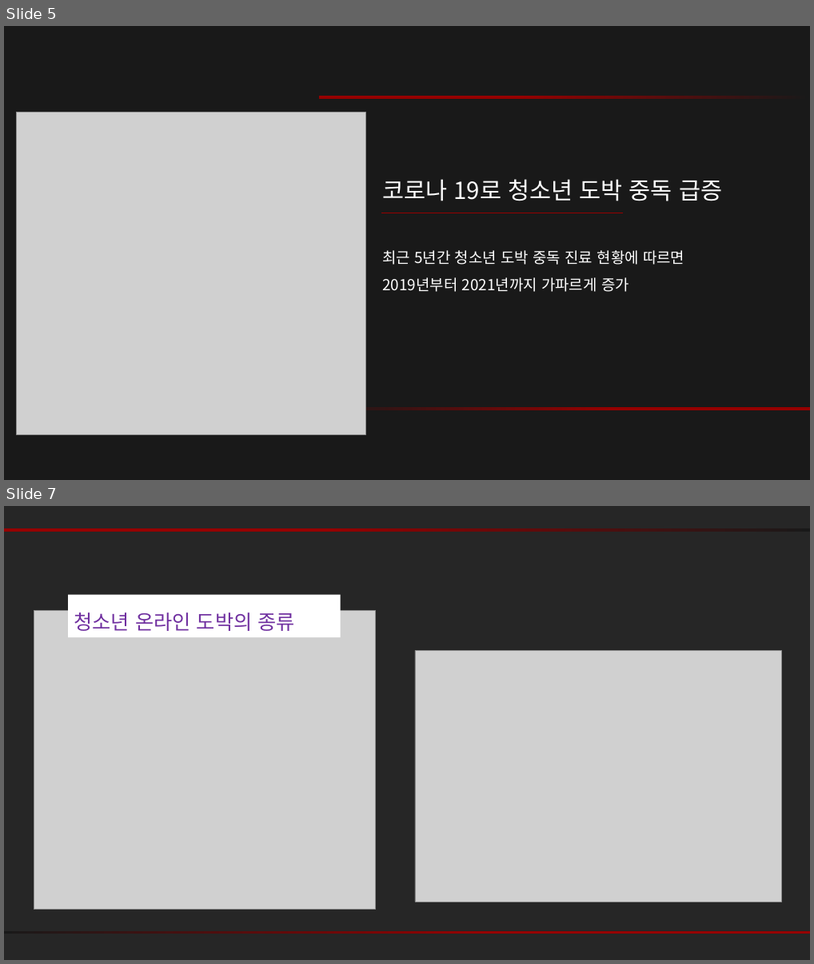
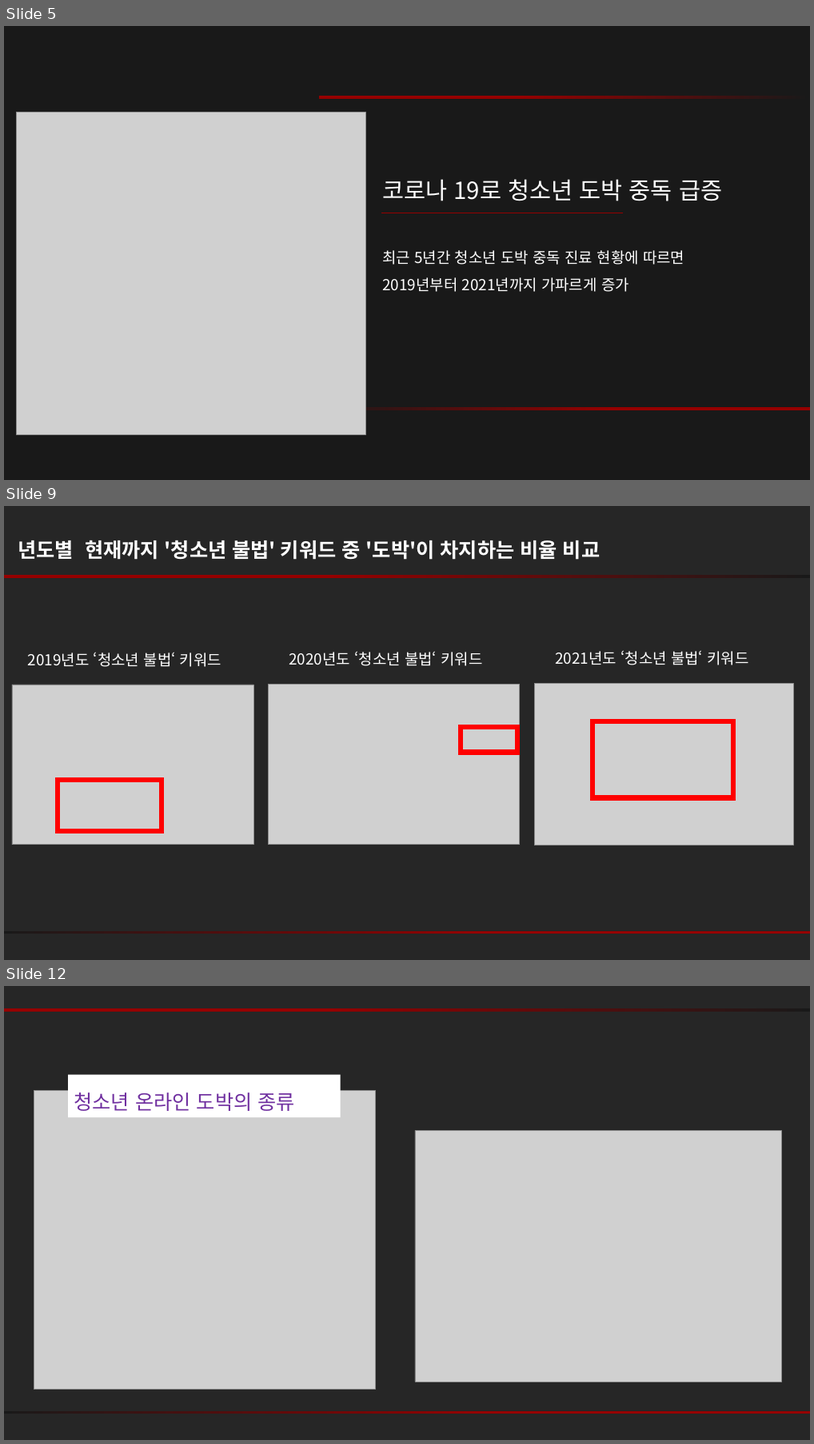
Before and after one commit to kyunakim/crawling-project, a slide deck: 청소년도박_PPT.pptx. Shown one above the other, each under a label of ours: slides 5 and 7 before the commit, slides 5, 9 and 12 after it; the slides between them are not shown. The pictures are 814x964 and 814x1444 pixels, drawn with LibreOffice and Linux fonts; fonts in the diff are those of the drawing; grey boxes stand for pictures. Boxes give left, top, right and bottom in pixels: in the first picture for what was removed or moved away, otherwise in the second. Text is boxed around its words. In the diff, an @@ line names an element or a change of style, - is before the commit and + after.

```diff
--- a/청소년도박_PPT.pptx
+++ b/청소년도박_PPT.pptx
@@ slide 9 added at (4, 506, 810, 960), background #262626 @@
@@ text added at (18, 540, 600, 560), 24 pt, text #FFFFFF, bold @@
+년도별 현재까지 '청소년 불법' 키워드 중 '도박'이 차지하는 비율 비교
@@ rectangle added at (4, 575, 810, 578), fill gradient #960000 to #191919 @@
@@ text added at (28, 652, 222, 667), 18 pt, text #FFFFFF @@
+2019년도 ‘청소년 불법‘ 키워드
@@ text added at (289, 651, 483, 666), 18 pt, text #FFFFFF @@
+2020년도 ‘청소년 불법‘ 키워드
@@ text added at (555, 650, 749, 665), 18 pt, text #FFFFFF @@
+2021년도 ‘청소년 불법‘ 키워드
@@ picture added at (12, 684, 254, 844) @@
@@ picture added at (268, 684, 520, 844) @@
@@ picture added at (534, 684, 794, 844) @@
@@ rectangle added at (593, 721, 734, 798), outline #FF0000 6 pt @@
@@ rectangle added at (461, 727, 518, 752), outline #FF0000 6 pt @@
@@ rectangle added at (58, 780, 162, 831), outline #FF0000 6 pt @@
@@ rectangle added at (4, 931, 810, 934), fill gradient #960000 to #191919 @@
@@ what was slide 7 is now slide 12 @@
```
Also in this commit, not shown: 8 slides changed, 13 other slides added, 2 slides removed.
